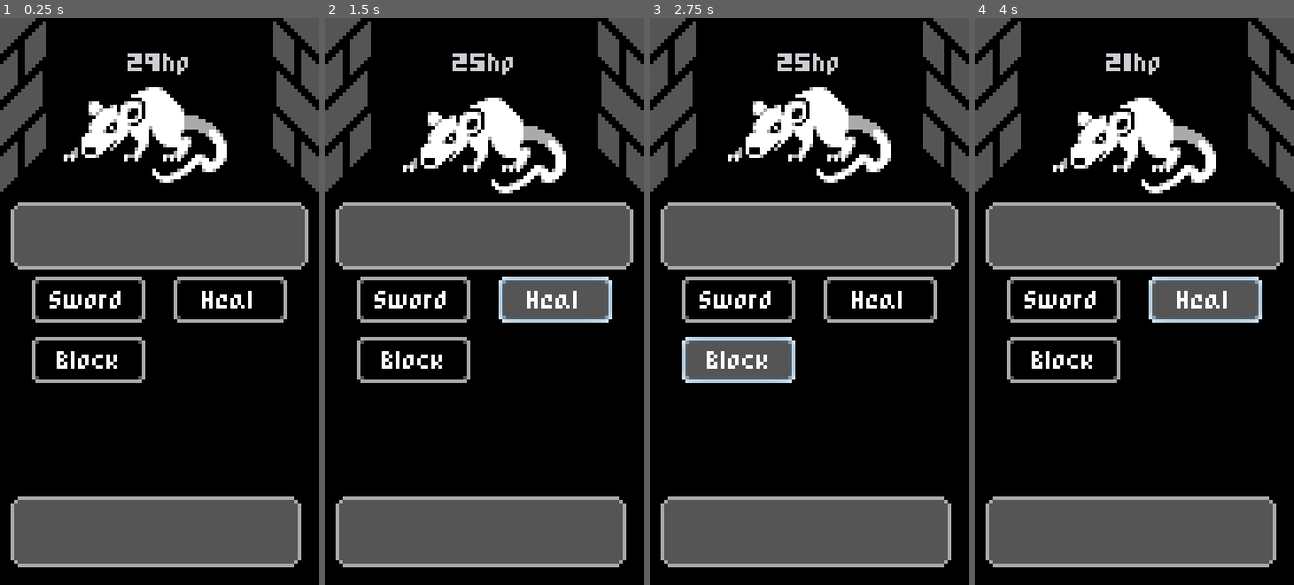
Above: before the commit, frames 1-4 (left to right).
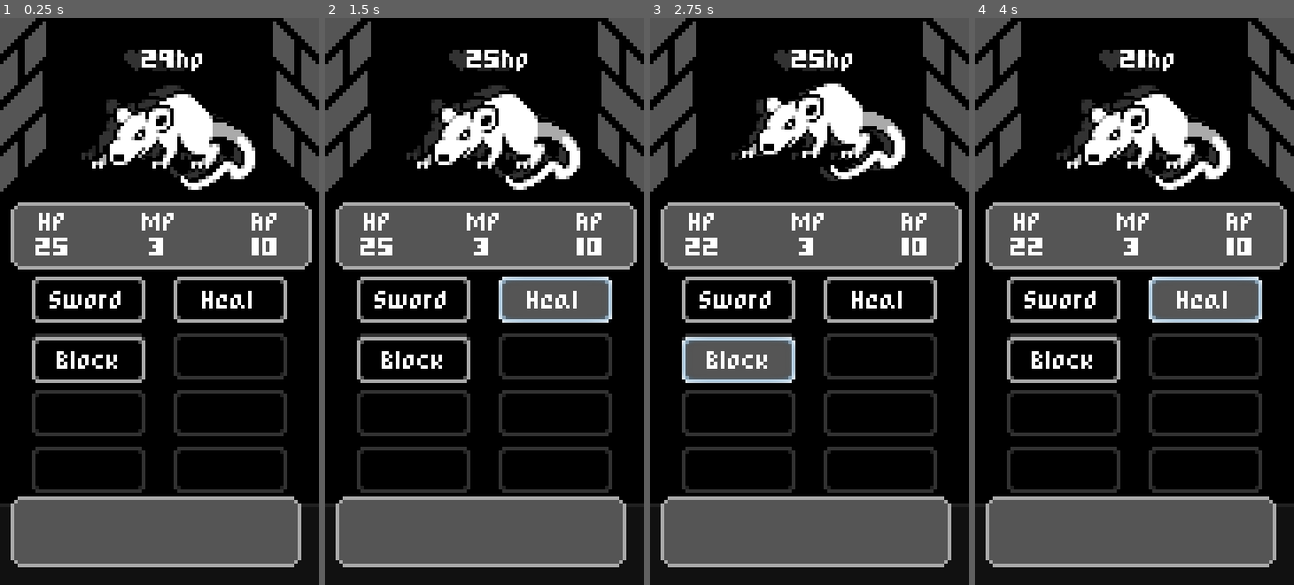
Above: after the commit, the same moments.

Repository: tonytins/mobilerpg
Game: Godot game, scene res://scenes/battle.tscn
The game is run twice, just before and just after one commit, with the same random seed, the same clock (stepped at 60 frames per second) and the same inputs.
Inputs:
- Up to frame 1 (0.25 s): no input
- Up to frame 2 (1.5 s): click "Sword" at 0.5 s; click "Heal" at 1.25 s
- Up to frame 3 (2.75 s): click "Block" at 2 s
- Up to frame 4 (4 s): click "Sword" at 2.75 s; click "Heal" at 3.5 s

The runs differ from the first frame. In frame 1, 9.9% of the frame differs, in the area x 0-100%, y 5-87%; in frame 2, 9.1%; in frame 3, 8.7%; in frame 4, 9.1%.

Commit message:
Player damage when enemy hits
- Stats in top panel

Diff:
--- a/scenes/battle.tscn
+++ b/scenes/battle.tscn
@@ -6,9 +6,13 @@
 [ext_resource path="res://scripts/battle.gd" type="Script" id=4]
 [ext_resource path="res://styles/game.theme" type="Theme" id=5]
 [ext_resource path="res://scripts/stats.gd" type="Script" id=6]
+[ext_resource path="res://scripts/statsPanel.gd" type="Script" id=7]
 
 [node name="battle" type="Node2D"]
 script = ExtResource( 4 )
+
+[node name="stats" type="Node" parent="."]
+script = ExtResource( 6 )
 
 [node name="background" type="Sprite" parent="."]
 texture = ExtResource( 2 )
@@ -18,7 +22,6 @@
 }
 
 [node name="mockup" type="Sprite" parent="."]
-visible = false
 self_modulate = Color( 1, 1, 1, 0.196078 )
 texture = ExtResource( 1 )
 centered = false
@@ -27,7 +30,7 @@
 }
 
 [node name="enemy" parent="." instance=ExtResource( 3 )]
-position = Vector2( 45, 33 )
+position = Vector2( 49, 32 )
 
 [node name="ui" type="CanvasLayer" parent="."]
 
@@ -40,25 +43,53 @@
 "_edit_use_anchors_": true
 }
 
-[node name="stats" type="Control" parent="ui/base"]
-margin_left = 3.0
-margin_top = 52.0
-margin_right = 85.0
-margin_bottom = 71.0
-script = ExtResource( 6 )
-__meta__ = {
-"_edit_use_anchors_": false
-}
-
-[node name="panel" type="Panel" parent="ui/base"]
+[node name="statsPnl" type="Panel" parent="ui/base"]
 anchor_left = 0.0333333
 anchor_top = 0.325
-anchor_right = 0.966667
+anchor_right = 0.977778
 anchor_bottom = 0.44375
 margin_left = -2.38419e-07
+script = ExtResource( 7 )
 __meta__ = {
 "_edit_use_anchors_": true
 }
+
+[node name="statsCtr" type="HBoxContainer" parent="ui/base/statsPnl"]
+anchor_right = 1.0
+anchor_bottom = 1.0
+alignment = 1
+__meta__ = {
+"_edit_use_anchors_": true
+}
+
+[node name="hpLbl" type="Label" parent="ui/base/statsPnl/statsCtr"]
+margin_right = 25.0
+margin_bottom = 19.0
+size_flags_horizontal = 3
+text = "HP
+25"
+align = 1
+uppercase = true
+
+[node name="mpLbl" type="Label" parent="ui/base/statsPnl/statsCtr"]
+margin_left = 29.0
+margin_right = 54.0
+margin_bottom = 19.0
+size_flags_horizontal = 3
+text = "Mp
+3"
+align = 1
+uppercase = true
+
+[node name="apLbl" type="Label" parent="ui/base/statsPnl/statsCtr"]
+margin_left = 58.0
+margin_right = 85.0
+margin_bottom = 19.0
+size_flags_horizontal = 3
+text = "Ap
+10"
+align = 1
+uppercase = true
 
 [node name="panel2" type="Panel" parent="ui/base"]
 anchor_left = 0.0333333
@@ -109,5 +140,8 @@
 __meta__ = {
 "_edit_use_anchors_": false
 }
+[connection signal="ap_changed" from="stats" to="ui/base/statsPnl" method="_on_stats_ap_changed"]
+[connection signal="hp_changed" from="stats" to="ui/base/statsPnl" method="_on_stats_hp_changed"]
+[connection signal="mp_changed" from="stats" to="ui/base/statsPnl" method="_on_stats_mp_changed"]
 [connection signal="died" from="enemy" to="." method="_on_enemy_died"]
 [connection signal="pressed" from="ui/base/grid/swordBtn" to="." method="_on_swordBtn_pressed"]
--- a/scenes/enemy.tscn
+++ b/scenes/enemy.tscn
@@ -30,17 +30,17 @@
 tracks/0/imported = false
 tracks/0/enabled = true
 tracks/0/keys = {
-"times": PoolRealArray( 0, 0.05, 0.1, 0.15 ),
-"transitions": PoolRealArray( 1, 1, 1, 1 ),
+"times": PoolRealArray( 0, 0.05, 0.1, 0.15, 0.2 ),
+"transitions": PoolRealArray( 1, 1, 1, 1, 1 ),
 "update": 1,
-"values": [ Vector2( 0, 0 ), Vector2( -2, 0 ), Vector2( 4, 0 ), Vector2( -4, 0 ) ]
+"values": [ Vector2( 0, 0 ), Vector2( -2, 0 ), Vector2( 4, 0 ), Vector2( -4, 0 ), Vector2( 0, 0 ) ]
 }
 
 [node name="enemy" type="Node2D"]
 script = ExtResource( 2 )
 
 [node name="rat" type="Sprite" parent="."]
-position = Vector2( -4, 0 )
+position = Vector2( 0, 3 )
 texture = ExtResource( 1 )
 
 [node name="hpLbl" type="Label" parent="."]
--- a/scripts/battle.gd
+++ b/scripts/battle.gd
@@ -1,7 +1,8 @@
 extends Node2D
 
 onready var enemy = $enemy
-onready var sword = $ui/base/swordBtn
+onready var enemy_player = $enemy/animationPlayer
+onready var sword = $ui/base/grid/swordBtn
 
 func _on_swordBtn_pressed():
 	if enemy != null:
--- a/scripts/enemy.gd
+++ b/scripts/enemy.gd
@@ -21,3 +21,7 @@
 		player.play("shake")
 		yield(player, "animation_finished")
 		player.play("attack")
+		yield(player, "animation_finished")
+		var battle = get_tree().current_scene
+		var player = battle.find_node("stats")
+		player.hp -= 3
--- a/scripts/stats.gd
+++ b/scripts/stats.gd
@@ -1,7 +1,8 @@
-tool
-extends Control
+extends Node
 
-signal end_turn
+signal hp_changed(val)
+signal ap_changed(val)
+signal mp_changed(val)
 
 export var max_hp = 25
 export var max_ap = 3
@@ -12,10 +13,13 @@
 var mp = max_mp setget set_mp
 
 func set_hp(val):
-	pass
+	hp = min(val, max_hp)
+	emit_signal("hp_changed", hp)
 
 func set_ap(val):
-	pass
+	ap = min(val, max_ap)
+	emit_signal("ap_changed", ap)
 
 func set_mp(val):
-	pass
+	mp = min(val, max_mp)
+	emit_signal("mp_changed", mp)
--- /dev/null
+++ b/scripts/statsPanel.gd
@@ -0,0 +1,14 @@
+extends Panel
+
+onready var hp_label = $statsCtr/hpLbl
+onready var mp_label = $statsCtr/mpLbl
+onready var ap_label = $statsCtr/apLbl
+
+func _on_stats_ap_changed(val):
+	ap_label.text = "ap\n"+str(val)
+
+func _on_stats_hp_changed(val):
+	hp_label.text = "hp\n"+str(val)
+
+func _on_stats_mp_changed(val):
+	mp_label.text = "mp\n"+str(val)
Not shown: 1 places in scenes/battle.tscn that only renumber resources
Binary file changed: styles/game.theme
